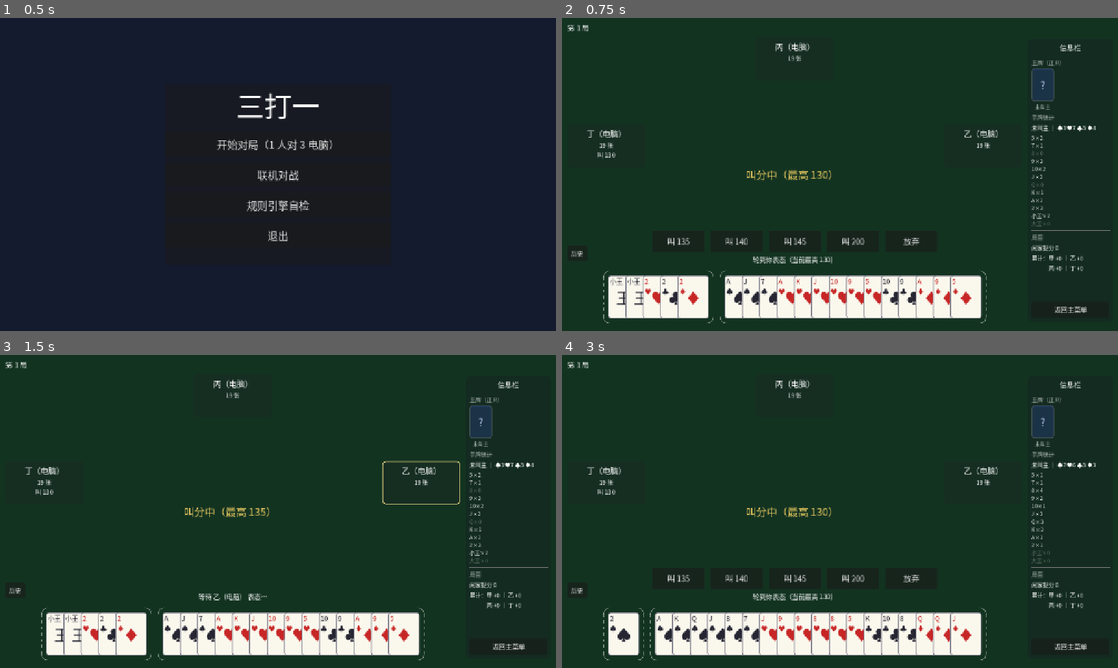
Above: before the commit, frames 1-4 (two rows, left to right).
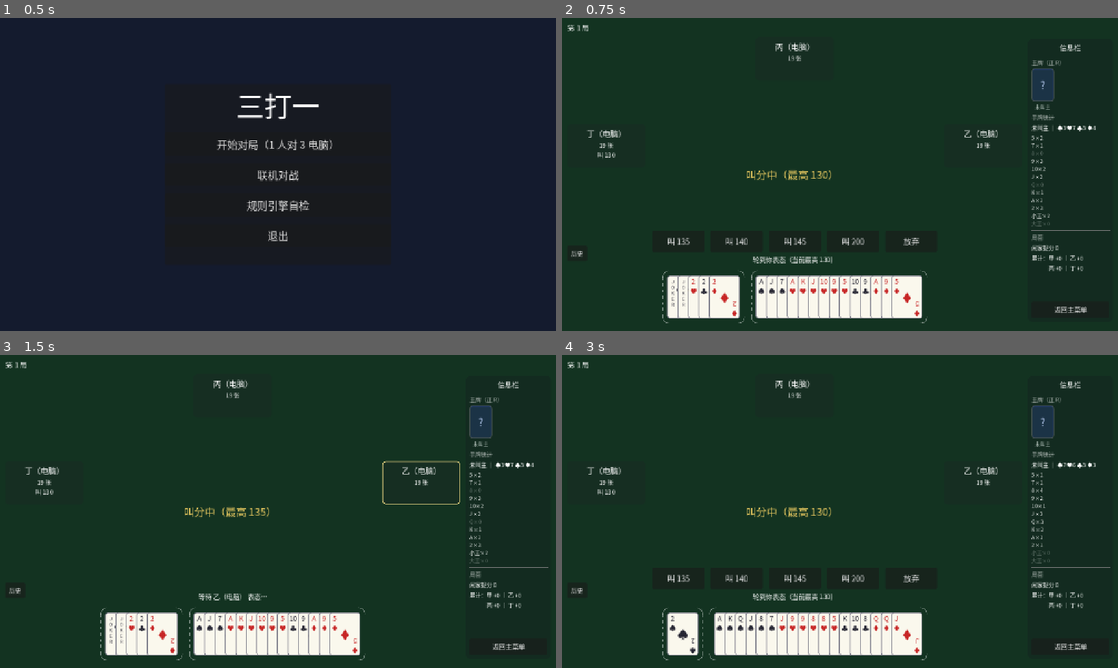
Above: after the commit, the same moments.

Repository: longy1/three-beat-one
Game: Godot game, scene res://scene/menu/main_menu.tscn
Two runs of this game, one before a commit and one after it. Both use one fixed random seed, a clock stepped at 60 frames per second and the inputs below.
Inputs:
- Up to frame 1 (0.5 s): no input
- Up to frame 2 (0.75 s): click "开始对局（1 人对 3 电脑）" at 0.5 s
- Up to frame 3 (1.5 s): click "叫 135" at 1.25 s
- Up to frame 4 (3 s): click "返回主菜单" at 2 s; click "开始对局（1 人对 3 电脑）" at 2.75 s

Frame 1 is identical in both runs. In frame 2, 5.7% of the frame differs, in the area x 7-77%, y 80-98%; in frame 3, 5.7%; in frame 4, 5.1%.

Commit message:
ui: 卡牌版式与选牌交互重做
手牌/出牌区紧凑重叠摆法（步距 24 露角标条）；角标点数/花色分行同轴居中 +
右下角 180° 镜像（旋转对称），中央花色缩小并回正中；王牌改经典 JOKER 版式
（左右两列竖排、右列倒置，去大王/小王角标，红黑分大小王）+ 居中像素小丑
（Balatro 风参考、纯色块绘制）；JOKER 字母用 Roboto Mono 子集（仅 5 字形
1.2KB）等宽成列；选牌命中条带化（点击/拖动只命中露出部分，末张整张，
修复重叠区隔张误选）；视觉稿同步；角标/条带/牌堆弹层回归用例。

Diff:
--- a/script/table/card_widget.gd
+++ b/script/table/card_widget.gd
@@ -12,6 +12,27 @@
 const SIZE_NORMAL := Vector2(72, 100)
 const SIZE_MEDIUM := Vector2(60, 86)
 const SIZE_SMALL := Vector2(52, 76)
+
+## 角标与中央花色布局（三档尺寸，索引同 size_kind：0 NORMAL / 1 SMALL / 2 MEDIUM）：
+## 角标 = 点数、花色两行，各居其半区水平居中（共享同一条竖直中轴——Noto 里花色字形
+## 为全角、点数为半角，只有居中能保证竖线对齐）；卡牌旋转对称，右下角同款 180° 镜像
+const CORNER_FONT := [15, 13, 14]
+const CORNER_WIDTH := [18.0, 14.0, 16.0]    ## 角标列宽（两行共用的竖直中轴）
+const CORNER_HEIGHT := [44.0, 34.0, 38.0]   ## 角标区总高（每行各占一半）
+const CENTER_FONT := [26, 18, 22]           ## 中央花色字号（调小让位上下角标，牌面正中）
+
+## 王牌装饰布局（三档尺寸，索引同 size_kind：0 NORMAL / 1 SMALL / 2 MEDIUM）：
+## 经典小丑牌版式——左右两列竖排 JOKER（右列 180° 倒置，无「大/王」角标，
+## 红黑两色区分大小王），像素小丑居中（Balatro 像素风参考，纯色块程序化绘制）。
+## 字母字号小于点数、字距紧凑；字母列贴左上角起排（右列镜像贴右下角）。
+## 字母用等宽字体（Roboto Mono 子集，仅 J/O/K/E/R 五字形，1.2KB）——Noto 的比例
+## 拉丁字形墨迹中心互有偏差，竖排会错位；等宽同 advance + 居中 = 墨迹成列
+const JOKER_LETTER_FONT_FILE := preload("res://font/RobotoMono-Regular.subset.ttf")
+const JOKER_LETTER_FONT := [11, 8, 9]
+const JOKER_LETTER_POS := [Vector2(6, 3), Vector2(4, 3), Vector2(5, 3)]
+const JOKER_LETTER_SIZE := [Vector2(16, 65), Vector2(12, 50), Vector2(14, 55)]
+const JOKER_JESTER_CELL := [3.0, 2.0, 2.0]
+const JOKER_JESTER_POS := [Vector2(24, 33), Vector2(18, 27), Vector2(22, 32)]
 
 var card: Card = null
 var face_up := true
@@ -84,26 +105,75 @@
 	style.bg_color = Color(0.98, 0.97, 0.93)
 
 	var size_kind := 2 if medium else (1 if small else 0)  # 0 normal / 1 small / 2 medium
-	# 角标竖排（移动端适配）：点数上、花色下（王无花色仅单字）——收窄卡宽以压缩相邻牌间距
-	var corner := Label.new()
-	corner.text = card.rank_label() if card.is_joker() \
-			else card.rank_label() + "\n" + card.suit_label()
-	corner.position = Vector2(4, 2)
-	corner.add_theme_constant_override("line_spacing", 0)
-	corner.add_theme_font_size_override("font_size", [15, 13, 14][size_kind])
-	corner.modulate = color
-	corner.mouse_filter = Control.MOUSE_FILTER_IGNORE
-	add_child(corner)
-
-	var center := Label.new()
-	center.text = _center_char()
-	center.set_anchors_preset(Control.PRESET_FULL_RECT)
-	center.horizontal_alignment = HORIZONTAL_ALIGNMENT_CENTER
-	center.vertical_alignment = VERTICAL_ALIGNMENT_CENTER
-	center.add_theme_font_size_override("font_size", [34, 26, 30][size_kind])
-	center.modulate = color
-	center.mouse_filter = Control.MOUSE_FILTER_IGNORE
-	add_child(center)
+	# 角标：点数上、花色下，两行各居其半区水平居中，共用同一条竖直中轴；
+	# 卡牌旋转对称——右下角同款角标 180° 镜像。
+	# 王牌无角标（经典小丑牌只有 JOKER 字样，红黑两色区分大小王）
+	if not card.is_joker():
+		var corner_w: float = CORNER_WIDTH[size_kind]
+		var corner_h: float = CORNER_HEIGHT[size_kind]
+		var corner_lines: Array[String] = [card.rank_label(), card.suit_label()]
+		for flip in 2:
+			var base := Vector2(4, 2)
+			if flip == 1:
+				base = Vector2(custom_minimum_size.x - corner_w - 4, custom_minimum_size.y - corner_h - 2)
+			for i in 2:
+				var line := Label.new()
+				line.text = corner_lines[i]
+				line.position = base + Vector2(0, corner_h * i / 2.0)
+				line.size = Vector2(corner_w, corner_h / 2.0)
+				line.horizontal_alignment = HORIZONTAL_ALIGNMENT_CENTER
+				line.vertical_alignment = VERTICAL_ALIGNMENT_CENTER
+				line.add_theme_font_size_override("font_size", CORNER_FONT[size_kind])
+				line.modulate = color
+				line.mouse_filter = Control.MOUSE_FILTER_IGNORE
+				if flip == 1:
+					line.pivot_offset = line.size / 2.0
+					line.rotation_degrees = 180
+				add_child(line)
+
+	if card.is_joker():
+		# 王牌：经典小丑牌版式——左右两列竖排 JOKER（右列整列 180° 倒置，
+		# 大王红/小王黑沿用着色区分），中央像素小丑（帽色同步红/黑）
+		var col_pos: Vector2 = JOKER_LETTER_POS[size_kind]
+		var col_size: Vector2 = JOKER_LETTER_SIZE[size_kind]
+		for flip in 2:
+			var col_x := col_pos.x
+			var base_y := col_pos.y  # 左列贴左上角；右列镜像贴右下角
+			if flip == 1:
+				col_x = custom_minimum_size.x - col_pos.x - col_size.x
+				base_y = custom_minimum_size.y - col_pos.y - col_size.y
+			for i in 5:
+				var ch := Label.new()
+				ch.text = "JOKER"[i]
+				ch.add_theme_font_override("font", JOKER_LETTER_FONT_FILE)  # 等宽：竖排墨迹成列
+				ch.add_theme_font_size_override("font_size", JOKER_LETTER_FONT[size_kind])
+				ch.horizontal_alignment = HORIZONTAL_ALIGNMENT_CENTER
+				ch.vertical_alignment = VERTICAL_ALIGNMENT_CENTER
+				ch.position = Vector2(col_x, base_y + col_size.y * (i if flip == 0 else 4 - i) / 5.0)
+				ch.size = Vector2(col_size.x, col_size.y / 5.0)
+				ch.modulate = color
+				ch.mouse_filter = Control.MOUSE_FILTER_IGNORE
+				if flip == 1:
+					ch.pivot_offset = ch.size / 2.0
+					ch.rotation_degrees = 180
+				add_child(ch)
+		var jester := PixelJester.new()
+		jester.hat_color = BLACK_COLOR if card.rank == Card.RANK_SMALL_JOKER else RED_COLOR
+		jester.cell = JOKER_JESTER_CELL[size_kind]
+		jester.position = JOKER_JESTER_POS[size_kind]
+		jester.size = Vector2(8, 11) * jester.cell
+		jester.mouse_filter = Control.MOUSE_FILTER_IGNORE
+		add_child(jester)
+	else:
+		var center := Label.new()
+		center.text = _center_char()
+		center.set_anchors_preset(Control.PRESET_FULL_RECT)  # 牌面正中（横竖都居中）
+		center.horizontal_alignment = HORIZONTAL_ALIGNMENT_CENTER
+		center.vertical_alignment = VERTICAL_ALIGNMENT_CENTER
+		center.add_theme_font_size_override("font_size", CENTER_FONT[size_kind])
+		center.modulate = color
+		center.mouse_filter = Control.MOUSE_FILTER_IGNORE
+		add_child(center)
 
 
 func _center_char() -> String:
@@ -117,3 +187,58 @@
 		return
 	selected = v
 	_refresh()
+
+
+## 像素小丑（王牌装饰）：8×11 色块网格——黄铃红帽（小王黑帽）、白脸、蓝身，
+## Balatro 像素风参考的程序化重绘；整簇先铺一圈深色底再叠色块（像素风描边，
+## 与米色牌面分离），无图片素材。
+class PixelJester:
+	extends Control
+
+	var hat_color := Color(0.78, 0.15, 0.15)  ## 帽色：大王红 / 小王黑
+	var cell := 3.0                           ## 单格边长（随卡牌档位缩放）
+
+	## 0 空 / 1 帽 / 2 铃 / 3 脸 / 4 眼 / 5 身（8 列 × 11 行）
+	const MAP := [
+		"20000002",
+		"01100110",
+		"01100110",
+		"01111110",
+		"03333330",
+		"03433430",
+		"03333330",
+		"00333300",
+		"05355350",
+		"05555550",
+		"00555500",
+	]
+
+	func _draw() -> void:
+		var outline := maxf(1.0, cell * 0.4)
+		for y in MAP.size():
+			var row: String = MAP[y]
+			for x in row.length():
+				if row[x] == "0":
+					continue
+				draw_rect(Rect2(x * cell - outline, y * cell - outline, cell + outline * 2.0, cell + outline * 2.0),
+						Color(0.2, 0.2, 0.25))
+		for y in MAP.size():
+			var row: String = MAP[y]
+			for x in row.length():
+				var kind := row[x].to_int()
+				if kind == 0:
+					continue
+				draw_rect(Rect2(x * cell, y * cell, cell, cell), _color_for(kind))
+
+	func _color_for(kind: int) -> Color:
+		match kind:
+			1:
+				return hat_color
+			2:
+				return Color(0.95, 0.78, 0.3)  # 铃（黄）
+			3:
+				return Color(1, 1, 1)          # 脸（白）
+			4:
+				return Color(0.15, 0.15, 0.2)  # 眼（深）
+			_:
+				return Color(0.36, 0.52, 0.78)  # 身（蓝）
--- a/script/table/game_table.gd
+++ b/script/table/game_table.gd
@@ -604,17 +604,23 @@
 	for play in shown:
 		var seat: int = play.seat
 		# 出牌区只渲染牌（归属信息在姓名版）；赢家标记见姓名版「✓ 上轮赢」。
-		# 卡牌尺寸按张数自适应：≤2 张正常、≥3 张中号（拖拉机不遮挡姓名版）
+		# 卡牌尺寸按张数自适应：≤2 张正常、≥3 张中号；相邻牌重叠步距与手牌紧凑
+		# 口径一致（HandArea.SPACING_MAX，后牌盖前牌各露左缘角标条），多张组合
+		# 不再摊成全宽横排（与手牌同款摆法）
 		var card_size: Vector2 = CardWidget.SIZE_NORMAL if play.cards.size() <= 2 \
 				else CardWidget.SIZE_MEDIUM
-		var cards_row := HBoxContainer.new()
-		cards_row.add_theme_constant_override("separation", 4)
-		for c in play.cards:
-			cards_row.add_child(CardWidget.create_sized(c, true, card_size))
+		var cards_row := Control.new()
+		cards_row.mouse_filter = Control.MOUSE_FILTER_IGNORE  # 出牌区不收输入，避免重叠区挡点
+		var step: float = HandArea.SPACING_MAX
+		for i in play.cards.size():
+			var widget := CardWidget.create_sized(play.cards[i], true, card_size)
+			widget.mouse_filter = Control.MOUSE_FILTER_IGNORE
+			widget.position = Vector2(i * step, 0)
+			cards_row.add_child(widget)
+		var base: Vector2 = TRICK_ANCHORS[seat] * trick_area.size  # 相对锚点 × 层尺寸
+		cards_row.size = Vector2(card_size.x + (play.cards.size() - 1) * step, card_size.y)
+		cards_row.position = base - cards_row.size / 2.0
 		trick_area.add_child(cards_row)
-		var width: float = play.cards.size() * (card_size.x + 4)
-		var base: Vector2 = TRICK_ANCHORS[seat] * trick_area.size  # 相对锚点 × 层尺寸
-		cards_row.position = base - Vector2(width / 2.0, card_size.y / 2.0)
 
 
 func _clear_trick_area() -> void:
--- a/script/table/hand_area.gd
+++ b/script/table/hand_area.gd
@@ -14,8 +14,8 @@
 const HAND_BASE_Y := 16.0       ## 手牌基准 y（虚线框 frame_y 6 + 内边距 10）
 const LAYOUT_PAD := 10.0        ## 框内左右留空
 const LAYOUT_GAP := 16.0        ## 主副框间距
-const SPACING_MAX := 40.0       ## 相邻牌最大间距
-const SPACING_MIN := 8.0        ## 相邻牌最小间距（拥挤时收紧）
+const SPACING_MAX := 24.0       ## 相邻牌步距上限（紧凑重叠：露左缘角标条；出牌区同款）[码4]
+const SPACING_MIN := 8.0        ## 相邻牌步距下限（拥挤时收紧）
 const MIN_USABLE_WIDTH := 100.0 ## 尺寸低于此值视为布局未就绪
 
 
@@ -28,6 +28,9 @@
 var _render_pending := false  # 布局未就绪时挂起的渲染请求
 var _pending_hand: Array = []
 var _pending_trump: TrumpInfo = null
+var _hit_cards: Array = []    # 视觉顺序的牌（命中测试用）
+var _hit_x := []              # 各牌左缘 x（与 _hit_cards 对齐）
+var _hit_w := []              # 各牌可命中宽度＝露出条带（末张整张）
 
 
 func _process(_delta: float) -> void:
@@ -137,6 +140,9 @@
 	var frame_h := card_h + 2 * LAYOUT_PAD
 	var frame_y := 6.0  # 固定纵向位置：不随布局高度变化，避免整排手牌上下漂移
 
+	_hit_cards.clear()
+	_hit_x.clear()
+	_hit_w.clear()
 	for i in groups.size():
 		var g: Array = groups[i]
 		var frame := DashedRoundedFrame.new()
@@ -151,17 +157,19 @@
 			card_widget.set_selected(is_selected)
 			# 选中：金色边框 + 上浮 20% 牌高（交互规范）
 			card_widget.position = Vector2(cx, HAND_BASE_Y - (card_h * SELECT_LIFT_RATIO if is_selected else 0))
-			var card_ref: Card = c
-			card_widget.gui_input.connect(func(event: InputEvent):
-				if event is InputEventMouseButton and event.pressed:
-					if event.button_index == MOUSE_BUTTON_LEFT:
-						_on_card_left_press(card_ref)
-					elif event.button_index == MOUSE_BUTTON_RIGHT:
-						_on_card_right_press())
+			# 命中不由卡牌控件自理（整张矩形会在重叠区误命中），统一走 HandArea 条带测试
+			card_widget.mouse_filter = Control.MOUSE_FILTER_IGNORE
 			_widgets[c] = card_widget
 			add_child(card_widget)
+			_hit_cards.append(c)
+			_hit_x.append(cx)
 			cx += spacing
 		x += widths[i] + (LAYOUT_GAP if i == 0 and groups.size() == 2 else 0.0)
+	# 可命中宽度 = 该牌露出的条带（到下一张牌左缘为止）；末张无遮挡，整张可点
+	for k in _hit_cards.size():
+		var hit_w := card_w if k == _hit_cards.size() - 1 \
+				else minf(card_w, maxf(0.0, _hit_x[k + 1] - _hit_x[k]))
+		_hit_w.append(hit_w)
 
 
 ## ============================= 选牌交互 =============================
@@ -256,12 +264,37 @@
 		_drag_selecting = false  # 左键松开（任何位置）结束拖选
 	elif event is InputEventMouseMotion and _drag_selecting:
 		# 按住鼠标期间 Godot 把 motion 路由给按下时的控件（mouse_focus 捕获），
-		# 相邻牌收不到 gui_input——对全部手牌做全局命中测试（引擎行为适配，非兜底）
-		for card in _widgets:
-			var w: CardWidget = _widgets[card]
-			if w.get_global_rect().has_point(w.get_global_mouse_position()):
-				_drag_hover(card)
-				break
+		# 相邻牌收不到 gui_input——用与点击相同的条带命中测试
+		# （Control 无 Node2D.to_local，祖先链纯平移：全局坐标 − 全局位置 = 局部坐标）
+		var card := _hit_card_at(get_global_mouse_position() - get_global_position())
+		if card != null:
+			_drag_hover(card)
+
+
+## 条带命中测试：每张牌只有露出的条带可命中（各框末张整张），返回命中的牌或 null。
+## 条带互不相交，从右往左找到即返回；y 范围随选中上浮扩展（浮起的牌真占据了那块）
+func _hit_card_at(point: Vector2) -> Card:
+	var card_h := CardWidget.SIZE_NORMAL.y
+	for k in range(_hit_cards.size() - 1, -1, -1):
+		var card: Card = _hit_cards[k]
+		var lift := card_h * SELECT_LIFT_RATIO if selected.has(card) else 0.0
+		var y_top := HAND_BASE_Y - lift
+		if point.x >= _hit_x[k] and point.x < _hit_x[k] + _hit_w[k] \
+				and point.y >= y_top and point.y < y_top + card_h:
+			return card
+	return null
+
+
+## 点击入口：卡牌控件不收输入（mouse_filter IGNORE），事件落到 HandArea 后按条带命中分发
+func _gui_input(event: InputEvent) -> void:
+	if event is InputEventMouseButton and event.pressed:
+		var card := _hit_card_at(event.position)
+		if card == null:
+			return
+		if event.button_index == MOUSE_BUTTON_LEFT:
+			_on_card_left_press(card)
+		elif event.button_index == MOUSE_BUTTON_RIGHT:
+			_on_card_right_press()
 
 
 func _toggle_select(card: Card) -> void:
--- a/static/ui-mockup.svg
+++ b/static/ui-mockup.svg
@@ -28,11 +28,11 @@
   <circle cx="530" cy="360" r="30" fill="none" stroke="#e8b84a" stroke-width="1" stroke-dasharray="4 4"/>
   <text x="530" y="365" font-size="13" fill="#e8b84a" text-anchor="middle">👑</text>
   <text x="575" y="392" font-size="12" fill="#e8b84a">皇冠：主区域正中心 ×4 → 减速缩小飞至庄家名旁</text>
-  <!-- 丙出牌（信息板正下方 460~560，对称十字上点） -->
+  <!-- 丙出牌（信息板正下方 460~536，对称十字上点；重叠步距与手牌同款） -->
   <rect x="460" y="132" width="48" height="64" rx="5" fill="#f7f3e8" stroke="#888"/>
-  <text x="484" y="168" font-size="18" fill="#1a1a24" text-anchor="middle">♠</text>
-  <rect x="512" y="132" width="48" height="64" rx="5" fill="#f7f3e8" stroke="#888"/>
-  <text x="536" y="168" font-size="18" fill="#b32c2c" text-anchor="middle">♥</text>
+  <text x="467" y="152" font-size="11" fill="#1a1a24">♠A</text>
+  <rect x="476" y="132" width="48" height="64" rx="5" fill="#f7f3e8" stroke="#888"/>
+  <text x="483" y="152" font-size="11" fill="#b32c2c">♥K</text>
   <text x="590" y="176" font-size="12" fill="#5a7a68">丙·出牌（面板下方，对称十字上点）</text>
 
   <!-- Toast（y132~160） -->
@@ -43,12 +43,12 @@
   <text x="102" y="278" font-size="16" fill="#e8f0ea" text-anchor="middle" font-weight="bold">丁（电脑）</text>
   <text x="102" y="300" font-size="13" fill="#9ab5a5" text-anchor="middle">16 张 ｜ 已放弃</text>
   <text x="102" y="320" font-size="13" fill="#9ab5a5" text-anchor="middle">（悬停=牌堆）</text>
-  <!-- 丁出牌（200~400） -->
+  <!-- 丁出牌（200~296） -->
   <rect x="200" y="262" width="48" height="64" rx="5" fill="#f7f3e8" stroke="#888"/>
-  <text x="224" y="298" font-size="18" fill="#1a1a24" text-anchor="middle">♣</text>
-  <rect x="252" y="262" width="48" height="64" rx="5" fill="#f7f3e8" stroke="#888"/>
-  <text x="276" y="298" font-size="18" fill="#1a1a24" text-anchor="middle">♠</text>
-  <text x="226" y="360" font-size="12" fill="#5a7a68">丁·出牌（200~400）</text>
+  <text x="207" y="282" font-size="11" fill="#1a1a24">♣K</text>
+  <rect x="216" y="262" width="48" height="64" rx="5" fill="#f7f3e8" stroke="#888"/>
+  <text x="223" y="282" font-size="11" fill="#1a1a24">♠9</text>
+  <text x="226" y="360" font-size="12" fill="#5a7a68">丁·出牌（200~296）</text>
   <!-- 【无主】公示印章（规则 7.3）：主牌轮垫牌者面板右下角（VoidStamp，斜置红圈） -->
   <g transform="translate(147,300) rotate(-12)">
     <circle cx="21" cy="21" r="21" fill="none" stroke="#d42a1f" stroke-width="2.5" opacity="0.9"/>
@@ -61,24 +61,24 @@
   <rect x="880" y="244" width="180" height="100" rx="8" fill="#162e22" stroke="#3a5c48"/>
   <text x="970" y="278" font-size="16" fill="#e8f0ea" text-anchor="middle" font-weight="bold">乙（电脑）</text>
   <text x="970" y="300" font-size="13" fill="#9ab5a5" text-anchor="middle">19 张</text>
-  <!-- 乙出牌（680~880） -->
+  <!-- 乙出牌（680~776） -->
   <rect x="680" y="262" width="48" height="64" rx="5" fill="#f7f3e8" stroke="#888"/>
-  <text x="704" y="298" font-size="18" fill="#1a1a24" text-anchor="middle">♦</text>
-  <rect x="732" y="262" width="48" height="64" rx="5" fill="#f7f3e8" stroke="#888"/>
-  <text x="756" y="298" font-size="18" fill="#b32c2c" text-anchor="middle">♥</text>
-  <text x="700" y="360" font-size="12" fill="#5a7a68">乙·出牌（680~880）</text>
+  <text x="687" y="282" font-size="11" fill="#1a1a24">♦A</text>
+  <rect x="696" y="262" width="48" height="64" rx="5" fill="#f7f3e8" stroke="#888"/>
+  <text x="703" y="282" font-size="11" fill="#b32c2c">♥Q</text>
+  <text x="700" y="360" font-size="12" fill="#5a7a68">乙·出牌（680~776）</text>
 
   <!-- 中央空旷区标注 -->
   <text x="536" y="230" font-size="12" fill="#5a7a68" text-anchor="middle">中央空旷区（y136~432）</text>
   <text x="536" y="248" font-size="12" fill="#5a7a68" text-anchor="middle">居中展示层（叫主点数面板 / 牌堆弹层 / 翻底底牌面板 / 结算面板）：点锚主牌桌十字中心 + grow BOTH</text>
 
-  <!-- ═══ 你的出牌（手牌正上方 y384~461） ═══ -->
+  <!-- ═══ 你的出牌（手牌正上方 y384~461；重叠步距与手牌同款，2026-11-19） ═══ -->
   <rect x="460" y="388" width="48" height="64" rx="5" fill="#f7f3e8" stroke="#888"/>
-  <text x="484" y="424" font-size="18" fill="#1a1a24" text-anchor="middle">♠</text>
-  <rect x="512" y="388" width="48" height="64" rx="5" fill="#f7f3e8" stroke="#888"/>
-  <text x="536" y="424" font-size="18" fill="#b32c2c" text-anchor="middle">♥</text>
+  <text x="467" y="408" font-size="11" fill="#1a1a24">♠A</text>
+  <rect x="476" y="388" width="48" height="64" rx="5" fill="#f7f3e8" stroke="#888"/>
+  <text x="483" y="408" font-size="11" fill="#b32c2c">♥K</text>
   <text x="564" y="434" font-size="12" fill="#5a7a68"> ✓赢</text>
-  <text x="380" y="380" font-size="12" fill="#5a7a68">你·出牌（460~612 居中）</text>
+  <text x="368" y="380" font-size="12" fill="#5a7a68">你·出牌（460~536 居中，重叠摆法露角标条）</text>
 
   <!-- ═══ 底部区（y462~708） ═══ -->
   <!-- 操作按钮行 -->
@@ -105,13 +105,31 @@
   </g>
   <text x="830" y="530" font-size="11" fill="#d42a1f" text-anchor="end">你的无主章（手牌右上）</text>
 
-  <!-- 手牌双虚线框（居中于牌桌区 536） -->
-  <rect x="150" y="552" width="170" height="106" rx="14" fill="none" stroke="#ffffff" stroke-opacity="0.45" stroke-width="1.5" stroke-dasharray="7 5"/>
-  <text x="235" y="610" font-size="15" fill="#e8f0ea" text-anchor="middle">主牌框</text>
-  <rect x="336" y="552" width="620" height="106" rx="14" fill="none" stroke="#ffffff" stroke-opacity="0.45" stroke-width="1.5" stroke-dasharray="7 5"/>
-  <text x="646" y="610" font-size="15" fill="#e8f0ea" text-anchor="middle">副牌框</text>
-  <text x="340" y="690" font-size="12" fill="#5a7a68">手牌区（150~956，居中于牌桌区，不再被统计遮挡）</text>
-  <text x="340" y="706" font-size="12" fill="#5a7a68">主牌框内牌力并列的副R/副2 按 ♠→♥→♣→♦ 同花色相邻；选牌跨轮保留；庄家翻底后底牌 8 张自动选中（拿起态）</text>
+  <!-- 手牌双虚线框（居中于牌桌区 536；紧凑步距 24px：后牌盖前牌露左缘角标条，2026-11-19） -->
+  <text x="458" y="548" font-size="12" fill="#9ab5a5" text-anchor="middle">主牌框</text>
+  <rect x="363" y="552" width="190" height="106" rx="14" fill="none" stroke="#ffffff" stroke-opacity="0.45" stroke-width="1.5" stroke-dasharray="7 5"/>
+  <rect x="373" y="562" width="16" height="86" rx="3" fill="#f7f3e8" stroke="#888"/>
+  <rect x="389" y="562" width="16" height="86" rx="3" fill="#f7f3e8" stroke="#888"/>
+  <rect x="405" y="562" width="16" height="86" rx="3" fill="#f7f3e8" stroke="#888"/>
+  <rect x="421" y="562" width="16" height="86" rx="3" fill="#f7f3e8" stroke="#888"/>
+  <rect x="437" y="562" width="16" height="86" rx="3" fill="#f7f3e8" stroke="#888"/>
+  <rect x="453" y="562" width="16" height="86" rx="3" fill="#f7f3e8" stroke="#888"/>
+  <rect x="469" y="562" width="16" height="86" rx="3" fill="#f7f3e8" stroke="#888"/>
+  <rect x="485" y="562" width="16" height="86" rx="3" fill="#f7f3e8" stroke="#888"/>
+  <rect x="501" y="562" width="16" height="86" rx="3" fill="#f7f3e8" stroke="#888"/>
+  <rect x="517" y="562" width="16" height="86" rx="3" fill="#f7f3e8" stroke="#888"/>
+  <text x="639" y="548" font-size="12" fill="#9ab5a5" text-anchor="middle">副牌框</text>
+  <rect x="569" y="552" width="140" height="106" rx="14" fill="none" stroke="#ffffff" stroke-opacity="0.45" stroke-width="1.5" stroke-dasharray="7 5"/>
+  <rect x="579" y="562" width="16" height="86" rx="3" fill="#f7f3e8" stroke="#888"/>
+  <rect x="595" y="562" width="16" height="86" rx="3" fill="#f7f3e8" stroke="#888"/>
+  <rect x="611" y="562" width="16" height="86" rx="3" fill="#f7f3e8" stroke="#888"/>
+  <rect x="627" y="562" width="16" height="86" rx="3" fill="#f7f3e8" stroke="#888"/>
+  <rect x="643" y="562" width="16" height="86" rx="3" fill="#f7f3e8" stroke="#888"/>
+  <rect x="659" y="562" width="16" height="86" rx="3" fill="#f7f3e8" stroke="#888"/>
+  <rect x="675" y="562" width="16" height="86" rx="3" fill="#f7f3e8" stroke="#888"/>
+  <text x="368" y="676" font-size="12" fill="#5a7a68">手牌区（363~709 示意，居中于牌桌区 536；紧凑步距 24，露出条＝步距宽）</text>
+  <text x="368" y="692" font-size="12" fill="#5a7a68">主牌框内牌力并列的副R/副2 按 ♠→♥→♣→♦ 同花色相邻；选牌跨轮保留；庄家翻底后底牌 8 张自动选中（拿起态）</text>
+  <text x="368" y="708" font-size="12" fill="#5a7a68">四家出牌同款重叠步距（步距 = 手牌 SPACING_MAX），多张组合不再摊成全宽横排</text>
 
   <!-- ═══ ★ 右侧竖直信息栏（新增 x1072~1268, y48~708） ═══ -->
   <rect x="1072" y="48" width="196" height="660" rx="10" fill="#132b1f" stroke="#e8b84a" stroke-width="1.5" stroke-dasharray="6 4"/>
--- a/test/test_components.gd
+++ b/test/test_components.gd
@@ -10,8 +10,8 @@
 	for c in spade_k.get_children():
 		if c is Label:
 			texts.append(c.text)
-	test.check("K\n♠" in texts, "角标竖排显示点数+花色（点数上、花色下）")
-	test.check("♠" in texts, "中心显示花色符号")
+	test.check("K" in texts and "♠" in texts, "角标点数/花色分行显示（各行居中同轴）")
+	test.check(texts.count("♠") >= 2, "花色至少两处（角标 + 中央；角标含左上/右下镜像两份）")
 	# 黑桃着黑色、红桃着红色（label modulate）
 	var black_ok := true
 	for c in spade_k.get_children():
@@ -44,6 +44,27 @@
 	var hidden := CardWidget.create(null, false)  # card=null 也走背面
 	var hidden_ok := hidden.get_child_count() > 0
 	test.check(hidden_ok, "null 牌安全渲染背面")
+
+
+## HandArea：条带命中——每张牌只有露出的条带可点（各框末张整张）
+## 回归（用户报告）：旧实现点击/拖动按整张 72px 矩形取「最左包含」的牌，
+## 重叠区会隔张选中（点到牌 i 的可见区实际选中它下面两张的 i-2）
+func test_hand_area_hit_strips(test) -> void:
+	var area := HandArea.new()
+	area.size = Vector2(400, 118)
+	var hand := [
+		Card.new(Card.Suit.SPADE, Card.RANK_8),
+		Card.new(Card.Suit.SPADE, Card.RANK_7),
+		Card.new(Card.Suit.SPADE, Card.RANK_5),
+	]
+	area.render(hand, null)
+	# 单组 3 张布局：x0 = (400 − (72 + 2×24 + 20)) / 2 + 10(pad) = 140，步距 24 → 140/164/188
+	test.eq(area._hit_card_at(Vector2(141, 60)), hand[0], "露出的条带命中自身（8♠）")
+	test.eq(area._hit_card_at(Vector2(170, 60)), hand[1], "重叠区命中上层可见牌（7♠，旧实现误中 5♠）")
+	test.eq(area._hit_card_at(Vector2(200, 60)), hand[2], "5♠ 条带命中自身")
+	test.eq(area._hit_card_at(Vector2(249, 60)), hand[2], "末张无遮挡，整张可点")
+	test.check(area._hit_card_at(Vector2(139, 60)) == null, "条带之外（框内留空）不命中")
+	test.check(area._hit_card_at(Vector2(141, 8)) == null, "牌面上缘之外不命中")
 
 
 ## SeatPanel：统一尺寸、信息更新、悬停信号携带座位号
--- a/test/test_ui.gd
+++ b/test/test_ui.gd
@@ -29,6 +29,21 @@
 			eng.submit_play(s, AiPolicy.choose_play(eng, s))
 
 
+## 出牌桌上当前展示的出牌行数（一行 = 一家出牌，行内含 CardWidget 即计；
+## 按「行」而非行内控件类型计数——出牌行摆法变动不破坏断言；一家可能出多张，
+## 所以不数牌面；BottomCards 是翻底弹层按名排除，queue_free 待删行不计）
+func _trick_row_count(table) -> int:
+	var n := 0
+	for c in table.get_node("TrickArea").get_children():
+		if c.name == "BottomCards" or c.is_queued_for_deletion():
+			continue
+		for d in c.get_children():
+			if d is CardWidget:
+				n += 1
+				break
+	return n
+
+
 ## 回归：扣底卡死——人类提交叫主后「确认扣底」按钮必须存活
 func test_discard_button_survives_trump_submit(test) -> void:
 	var table = await _spawn_table()
@@ -93,9 +108,10 @@
 	var popup: PanelContainer = table._piles.bottom_popup
 	test.check(popup.visible, "悬停牌堆按钮后弹层显示")
 	btn.mouse_exited.emit()  # 移出入口 → 启动延迟隐藏
-	await tree_pause()  # ~0.05s < 0.1s：弹层应仍在
+	var tree: SceneTree = Engine.get_main_loop()
+	await tree.process_frame  # 仅等 1 帧（远小于 0.1s 延迟）：用 0.05s 定时等待时，
+	# 后台负载的慢帧会把本用例的恢复与 0.1s 隐藏计时器挤进同一帧造成假失败
 	test.check(popup.visible, "移出后 0.1s 内弹层保持显示（延迟隐藏）")
-	var tree: SceneTree = Engine.get_main_loop()
 	await tree.create_timer(0.5).timeout
 	test.check(not popup.visible, "到期后弹层自动关闭")
 	await _release_table(table)
@@ -213,11 +229,8 @@
 		var s: int = eng.turn_seat
 		eng.submit_play(s, AiPolicy.choose_play(eng, s))
 	# 停留窗口内：四家出牌保留在桌上；赢家姓名版显示 ✓
-	var shown_cards := 0
-	for c in table.get_node("TrickArea").get_children():
-		if c is HBoxContainer and not c.is_queued_for_deletion():
-			shown_cards += 1
-	test.eq(shown_cards, 4, "停留期内四家出牌保留在桌上")
+	var shown_rows := _trick_row_count(table)
+	test.eq(shown_rows, 4, "停留期内四家出牌保留在桌上")
 	var winner: int = eng.leader_seat
 	if winner != 0:
 		var status: String = table.seat_panels[winner].get_node("VBox/StatusLabel").text
@@ -225,11 +238,7 @@
 	# 停留到期：出牌桌主动清空
 	var tree: SceneTree = Engine.get_main_loop()
 	await tree.create_timer(2.0).timeout
-	var remaining := 0
-	for c in table.get_node("TrickArea").get_children():
-		if c is HBoxContainer and not c.is_queued_for_deletion():
-			remaining += 1
-	test.eq(remaining, 0, "停留到期后出牌主动清空")
+	test.eq(_trick_row_count(table), 0, "停留到期后出牌主动清空")
 	await _release_table(table)
 
 
Binary file changed: font/NotoSansSC-Regular.subset.otf
Binary file added: font/RobotoMono-Regular.subset.ttf
Not shown, added: font/RobotoMono-Regular.subset.ttf.import
Not shown, changed: doc/coding.md
Not shown, changed: doc/update.md
